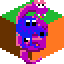
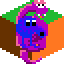
Two versions of the same layered image (w=64, h=64). Layer-by-layer changes:
added layer "Coily_Egg" in group "PurpleEnemy" over [16, 18, 48, 44]
